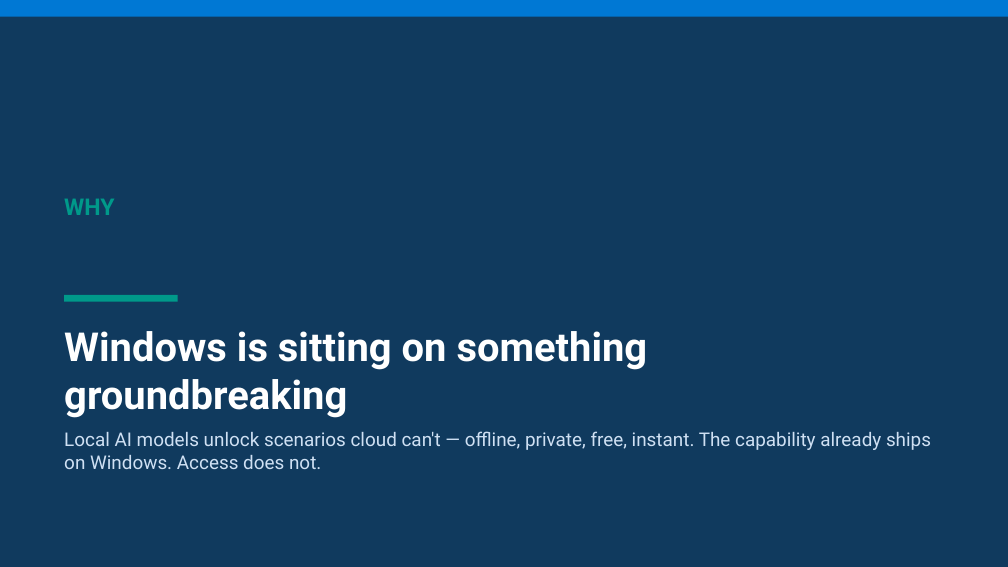
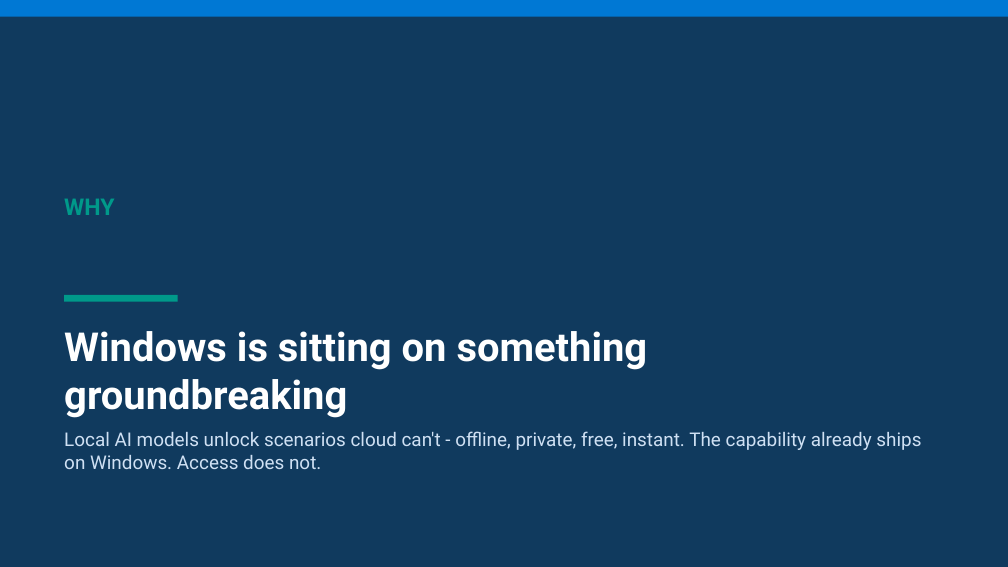
Before and after one commit to aclinick/claros, a slide deck: slide 2 of docs/pitch/live-voiceover.pptx. Drawn at 1008x567 pixels with LibreOffice and Linux fonts; fonts in the diff are those of the drawing. Boxes give left, top, right and bottom in pixels: in the first picture for what was removed or moved away, otherwise in the second. Text is boxed around its words. In the diff, an @@ line names an element or a change of style, - is before the commit and + after.

```diff
--- a/docs/pitch/live-voiceover.pptx
+++ b/docs/pitch/live-voiceover.pptx
@@ text at (64,431,921,469): text changed @@
-Local AI models unlock scenarios cloud can't — offline, private, free, instant. The capability already ships on Windows. Access does not.
+Local AI models unlock scenarios cloud can't - offline, private, free, instant. The capability already ships on Windows. Access does not.
```
Also in this commit, not shown: 13 other slides changed, 10 other files.
